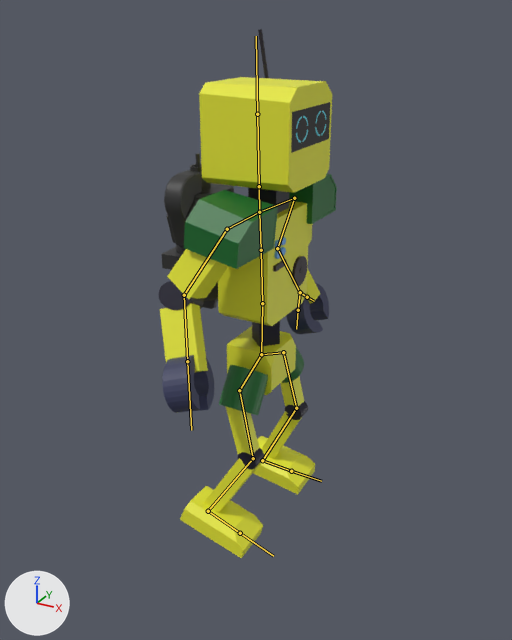
Two versions of the FBX model Prototype/Assets/Master/Models/MEBIZO.fbx, one commit apart.
Camera for both pictures: a 50 mm lens placed at (6.94, -13.38, 12.09), pointed at (-0.54, 0.23, 5.28). Every picture has the same lights, and +X, +Y and +Z are marked at lower left. Both versions are drawn at frame 112 of the action 'アーマチュア|アーマチュアAction'; the numbers are the values there. The bones that bend it are drawn over the model as lines.

In view in the first picture: 'mebizo'.
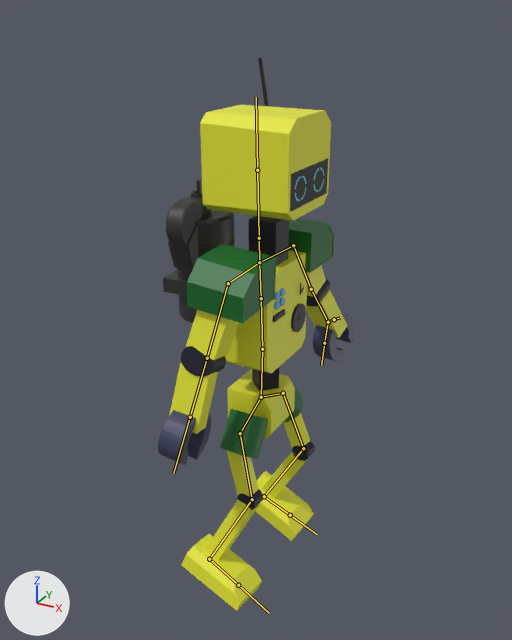
Boxes (x1, y1, x2, y2) around the edits, measured in the pictures (512 x 640 px):
'mebizo', posed (9% wider): before (158, 29, 337, 558); after (158, 58, 354, 611)
bone 'Bone', root to tip: before (262, 303) to (261, 250); after (262, 349) to (261, 298)
bone 'Bone.007', root to tip: before (294, 198) to (277, 248); after (293, 245) to (311, 289)
bone 'Bone.008', root to tip: before (277, 248) to (300, 292); after (311, 289) to (328, 322)
bone 'Bone.005', root to tip: before (227, 229) to (184, 295); after (228, 283) to (207, 358)
bone 'Bone.006', root to tip: before (184, 295) to (187, 361); after (207, 358) to (190, 417)
bone 'Bone.004', root to tip: before (262, 303) to (261, 354); after (262, 349) to (261, 397)
bone 'Bone.013', root to tip: before (283, 352) to (296, 408); after (283, 393) to (303, 448)
bone 'Bone.014', root to tip: before (296, 408) to (262, 460); after (303, 448) to (264, 496)
bone 'Bone.020', root to tip: before (262, 460) to (291, 471); after (264, 496) to (290, 515)
bone 'Bone.012', root to tip: before (253, 458) to (208, 511); after (252, 499) to (209, 559)
bone 'Bone.019', root to tip: before (208, 511) to (240, 533); after (209, 559) to (238, 585)

The change, as a list of edits to the scene's bpy script:
```text
Change bone_rig_object:
    where bone_rig_object = bpy.data.objects['アーマチュア']  # the whole rig 'アーマチュア'
    bone_rig_object.location: (0.0, 0.0, 0.0) -> (0.0, 0.0, -0.57)
Change bone_bone:
    where bone_bone = bpy.data.objects['アーマチュア'].pose.bones['Bone']
    bone_bone.location: (0.0, 0.0, 0.0) -> (-0.02, -0.6, 0.0)
Change bone_bone_007:
    where bone_bone_007 = bpy.data.objects['アーマチュア'].pose.bones['Bone.007']  # child of 'Bone.002'
    bone_bone_007.rotation_quaternion: (0.966, -0.106, -0.085, 0.219) -> (0.997, 0.04, 0.07, -0.021)  # degrees (-14, -7, 26) -> degrees (4, 8, -2)
Change bone_bone_008:
    where bone_bone_008 = bpy.data.objects['アーマチュア'].pose.bones['Bone.008']  # child of 'Bone.007'
    bone_bone_008.rotation_quaternion: (0.933, -0.001, 0.093, -0.347) -> (1.0, 0.0, 0.0, 0.0)  # degrees (-4, 10, -41) -> degrees (0, 0, 0)
Change bone_bone_005:
    where bone_bone_005 = bpy.data.objects['アーマチュア'].pose.bones['Bone.005']  # child of 'Bone.003'
    bone_bone_005.rotation_quaternion: (0.959, -0.063, -0.025, -0.277) -> (0.989, -0.088, -0.044, -0.111)  # degrees (-6, -5, -32) -> degrees (-10, -6, -12)
Change bone_bone_006:
    where bone_bone_006 = bpy.data.objects['アーマチュア'].pose.bones['Bone.006']  # child of 'Bone.005'
    bone_bone_006.rotation_quaternion: (0.913, 0.079, -0.034, 0.399) -> (1.0, 0.0, 0.0, 0.0)  # degrees (7, -7, 47) -> degrees (0, 0, 0)
Change bone_bone_004:
    where bone_bone_004 = bpy.data.objects['アーマチュア'].pose.bones['Bone.004']
    bone_bone_004.location: (0.0, 0.0, 0.0) -> (0.01, 0.6, 0.01)
Change bone_bone_013:
    where bone_bone_013 = bpy.data.objects['アーマチュア'].pose.bones['Bone.013']  # child of 'Bone.009'
    bone_bone_013.rotation_quaternion: (0.998, 0.037, 0.058, -0.009) -> (0.985, 0.132, 0.059, -0.097)  # degrees (4, 7, -1) -> degrees (15, 8, -10)
Change bone_bone_014:
    where bone_bone_014 = bpy.data.objects['アーマチュア'].pose.bones['Bone.014']  # child of 'Bone.013'
    bone_bone_014.rotation_quaternion: (0.971, -0.224, -0.081, 0.017) -> (0.924, -0.365, -0.108, 0.035)  # degrees (-26, -9, 4) -> degrees (-44, -10, 8)
Change bone_bone_020:
    where bone_bone_020 = bpy.data.objects['アーマチュア'].pose.bones['Bone.020']  # child of 'Bone.014'
    bone_bone_020.rotation_quaternion: (0.991, 0.123, -0.005, -0.055) -> (0.999, -0.008, -0.006, -0.049)  # degrees (14, 0, -6) -> degrees (-1, -1, -6)
Change bone_bone_012:
    where bone_bone_012 = bpy.data.objects['アーマチュア'].pose.bones['Bone.012']  # child of 'Bone.011'
    bone_bone_012.rotation_quaternion: (0.962, -0.25, -0.017, -0.109) -> (0.972, -0.179, 0.008, -0.149)  # degrees (-29, -5, -12) -> degrees (-21, -2, -17)
Change bone_bone_019:
    where bone_bone_019 = bpy.data.objects['アーマチュア'].pose.bones['Bone.019']  # child of 'Bone.012'
    bone_bone_019.rotation_quaternion: (0.994, 0.07, 0.016, 0.079) -> (1.0, 0.012, 0.01, 0.019)  # degrees (8, 1, 9) -> degrees (1, 1, 2)
```
